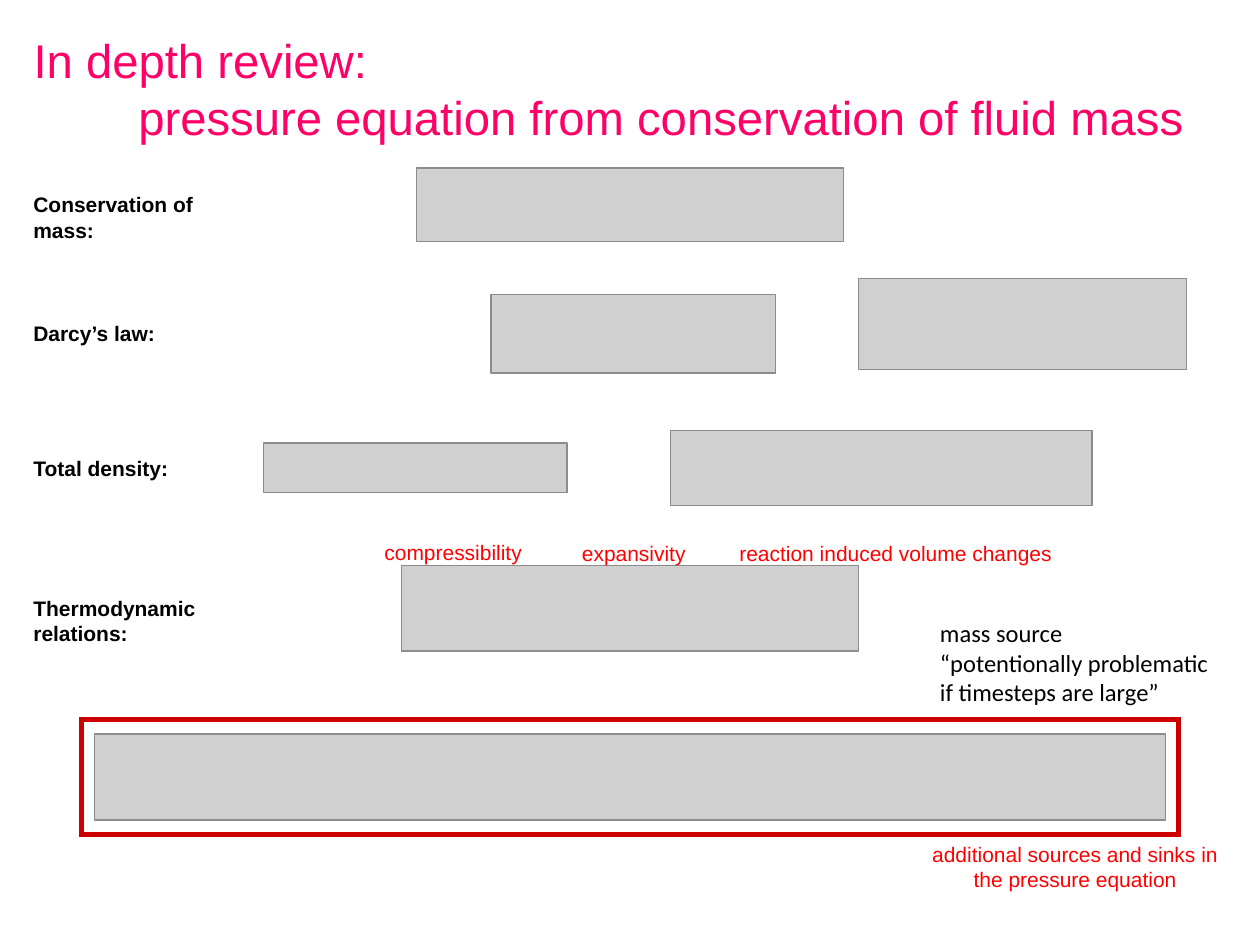
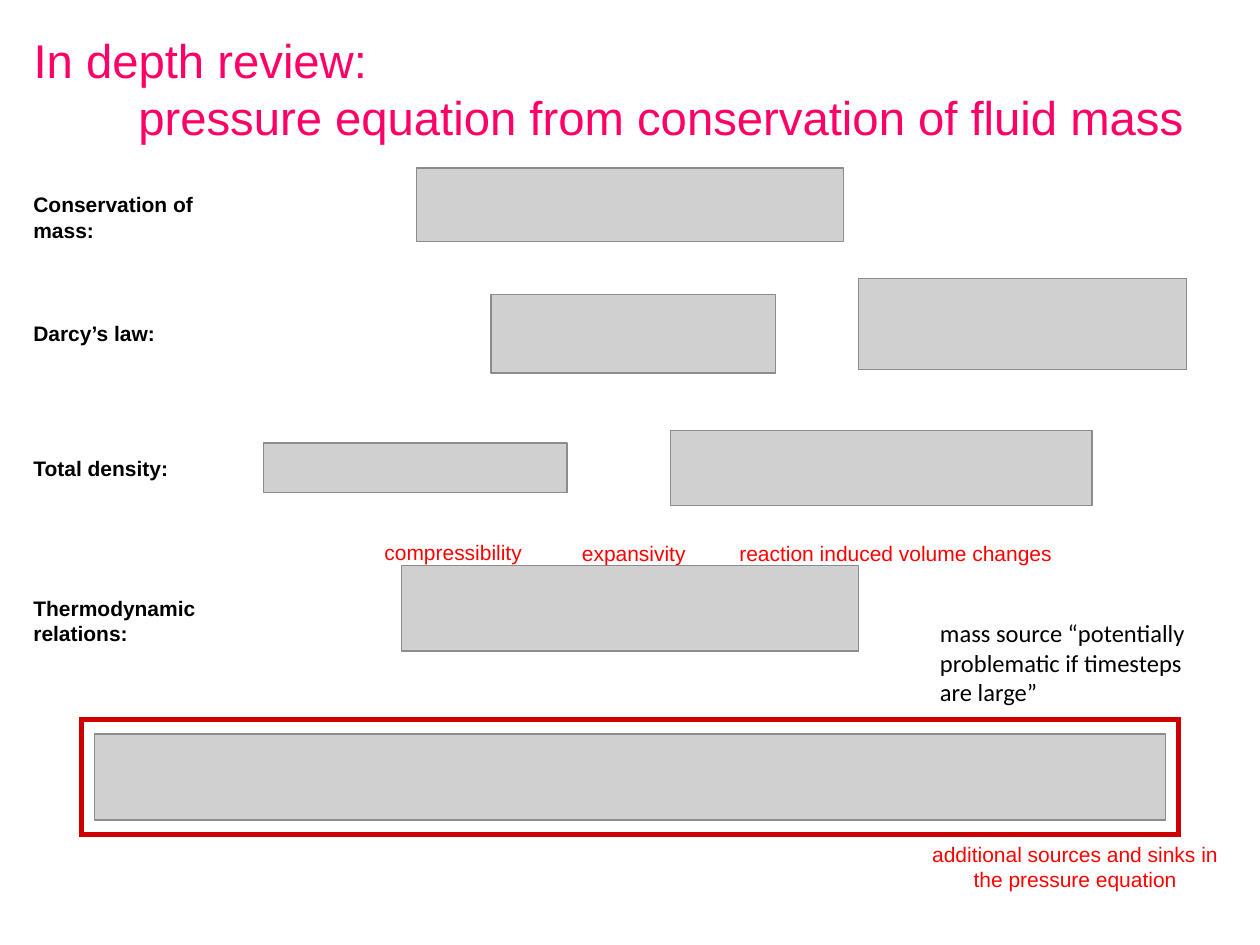
Before and after one commit to openCSMP/openCSMP, a slide deck: slide 7 of doc/SKM2018_Melbourne_transport_scheme.pptx. Drawn at 1260x945 pixels with LibreOffice and Linux fonts; fonts in the diff are those of the drawing; grey boxes stand for pictures. Boxes give left, top, right and bottom in pixels: in the first picture for what was removed or moved away, otherwise in the second. Text is boxed around its words. In the diff, an @@ line names an element or a change of style, - is before the commit and + after.

Commit message:
chore: fixed typo

```diff
--- a/doc/SKM2018_Melbourne_transport_scheme.pptx
+++ b/doc/SKM2018_Melbourne_transport_scheme.pptx
@@ text at (940,624,1185,706): text changed @@
-mass source “potentionally problematic if timesteps are large”
+mass source “potentially problematic if timesteps are large”
```
Also in this commit, not shown: 75 other slides changed.
